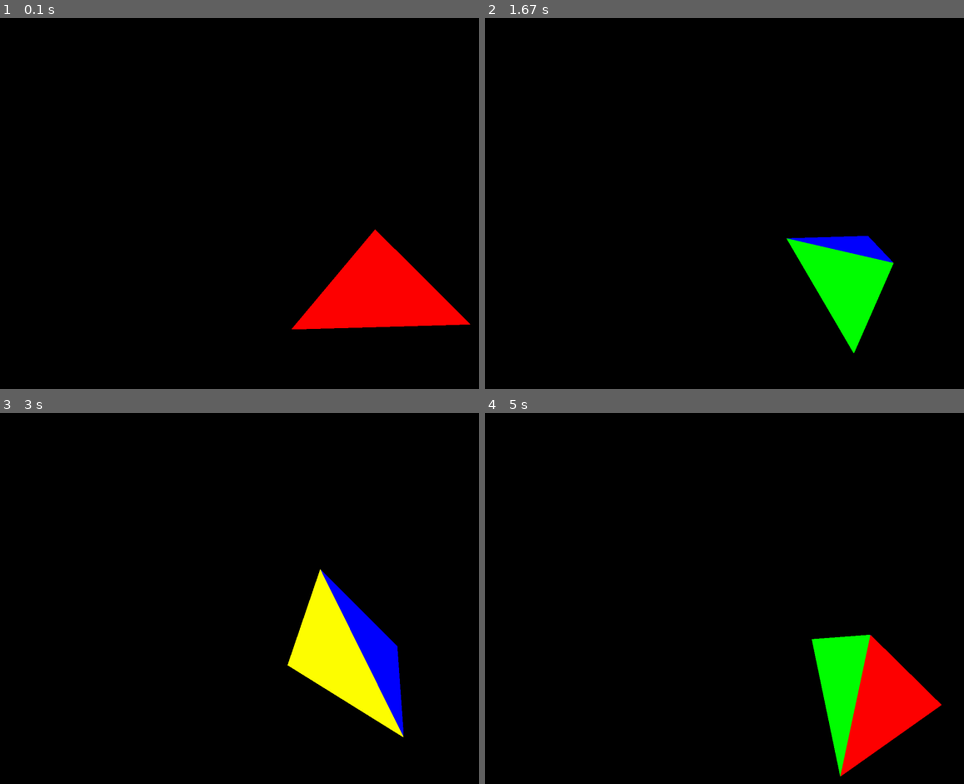
Above: before the commit, frames 1-4 (two rows, left to right).
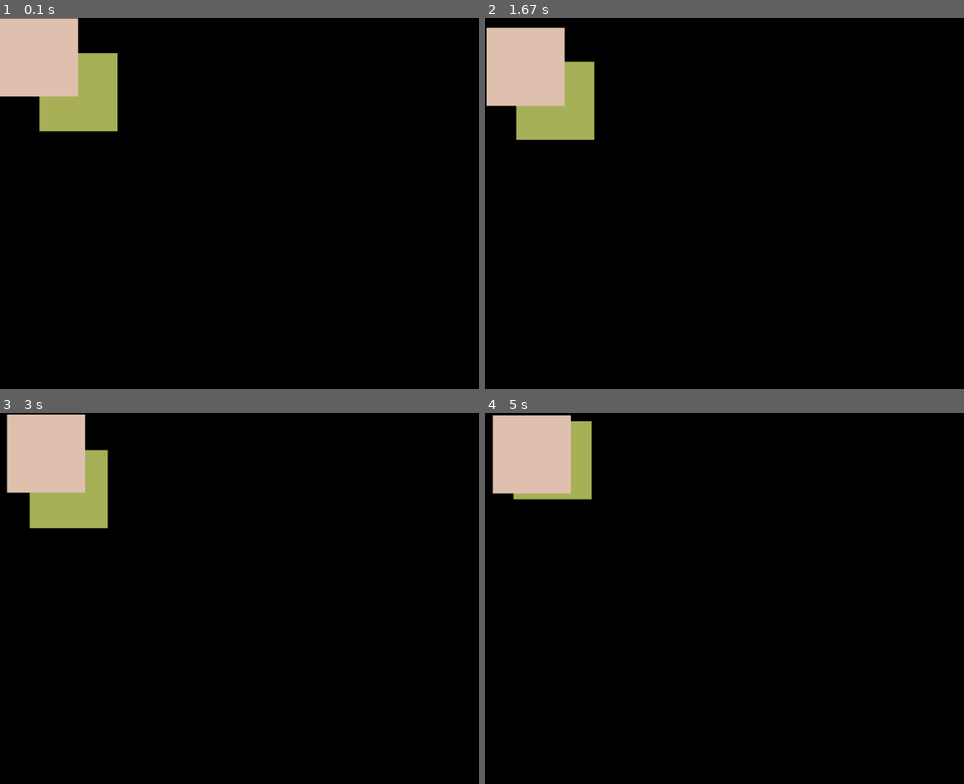
Above: after the commit, the same moments.

Repository: Pakistan5681/PH_CP1
Game: pygame game, started from Personal Projects/Renderer Engine.py
Two runs of this game, one before a commit and one after it. Both use one fixed random seed, a clock stepped at 60 frames per second and the inputs below.
Inputs:
- Up to frame 1 (0.1 s): no input
- Up to frame 2 (1.67 s): no input
- Up to frame 3 (3 s): no input
- Up to frame 4 (5 s): tap Enter every 0.33 s from 3.33 to 4.67 s

The runs differ from the first frame. In frame 1, 11% of the frame differs, in the area x 0-99%, y 0-85%; in frame 2, 9.5%; in frame 3, 11%, in the area x 1-85%, y 0-88%; in frame 4, 10%.

Commit message:
The Great Pixel Understanding

Diff:
--- a/Personal Projects/Renderer Engine.py
+++ b/Personal Projects/Renderer Engine.py
@@ -1,6 +1,7 @@
 import pygame as py
 import math as m
 import numpy as np
+from random import randint, choice
 
 py.init()
 screen = py.display.set_mode((1280 * 1.5, 720 * 1.5))
@@ -28,6 +29,13 @@
 orange  = (255, 102, 0)
 purple = (255, 0, 255)
 
+def randomColor():
+    r = randint(0, 255)
+    g = randint(0, 255)
+    b = randint(0, 255)
+
+    return (r, g, b)
+
 cameraPos = [0, 0, 0]
 cameraRotation = [0, 0, 0]
 fov = 30
@@ -35,6 +43,29 @@
 defaultRenderDistance = 10 # The distance at which an object will be rendered at set size
 distanceShrink = 2
 
+color_buffer = np.zeros((screen.get_height(), screen.get_width(), 4), dtype=np.uint8)  # RGBA
+layer_buffer = np.full((screen.get_height(), screen.get_width()), np.inf, dtype=np.float32)
+xv, yv = np.meshgrid(np.arange(screen.get_width()), np.arange(screen.get_height()))
+
+squares = [[100, 100, 1, randomColor()], [200, 200, 2, randomColor()]]
+
+def renderPixelTest(squares): # this is essentially a lab for me to experiment with pixel rendering
+    pixels = py.surfarray.pixels3d(screen)
+    squares = sorted(squares, key=lambda s: s[2], reverse=True) #sorts squres by its third value
+
+    for i in squares:
+        pixels[i[0] - 100:i[0] + 100, i[1] - 100:i[1] + 100] = i[3]
+
+        i[0] += randint(-5, 5)
+        i[1] += randint(-5, 5)
+
+        i[0] = min(i[0], screen.get_width() - 100)
+        i[1] = min(i[1], screen.get_height() - 100)
+        i[0] = max(i[0], 100)
+        i[1] = max(i[1], 100)
+
+    del pixels
+
 class Vertex:
     def __init__(self, x, y, z):
         self.x, self.y, self.z = x, y, z
@@ -50,8 +81,6 @@
         x_screen = (ndc[0] + 1) * 0.5 * width
         y_screen = (1 - ndc[1]) * 0.5 * height
         z_screen = ndc[2]
-
-        print(np.array([x_screen, y_screen]))
 
         return np.array([x_screen, y_screen])
 
@@ -90,6 +119,7 @@
         γ = 1 - α - β
 
         mask = (α >= 0) & (β >= 0) & (γ >= 0)
+        print(f"pixels: {pixels[min_x:max_x, min_y:max_y][mask.T]}")
 
         pixels[min_x:max_x, min_y:max_y][mask.T] = self.color
 
@@ -192,15 +222,13 @@
 pyramid = Shape([face1, face2, face3, face4])
 
 while running:
+    clock.tick(60)
     screen.fill("black")
-    clock.tick(60)
 
     for event in py.event.get():
         if event.type == py.QUIT:
             running = False
 
-    pyramid.rotate("y", Vertex(0, -5, -50), 1)
-    pyramid.rotate("x", Vertex(0, -5, -50), 1)
-    pyramid.draw(screen, pMatrix)
+    renderPixelTest(squares)
 
     py.display.flip()
